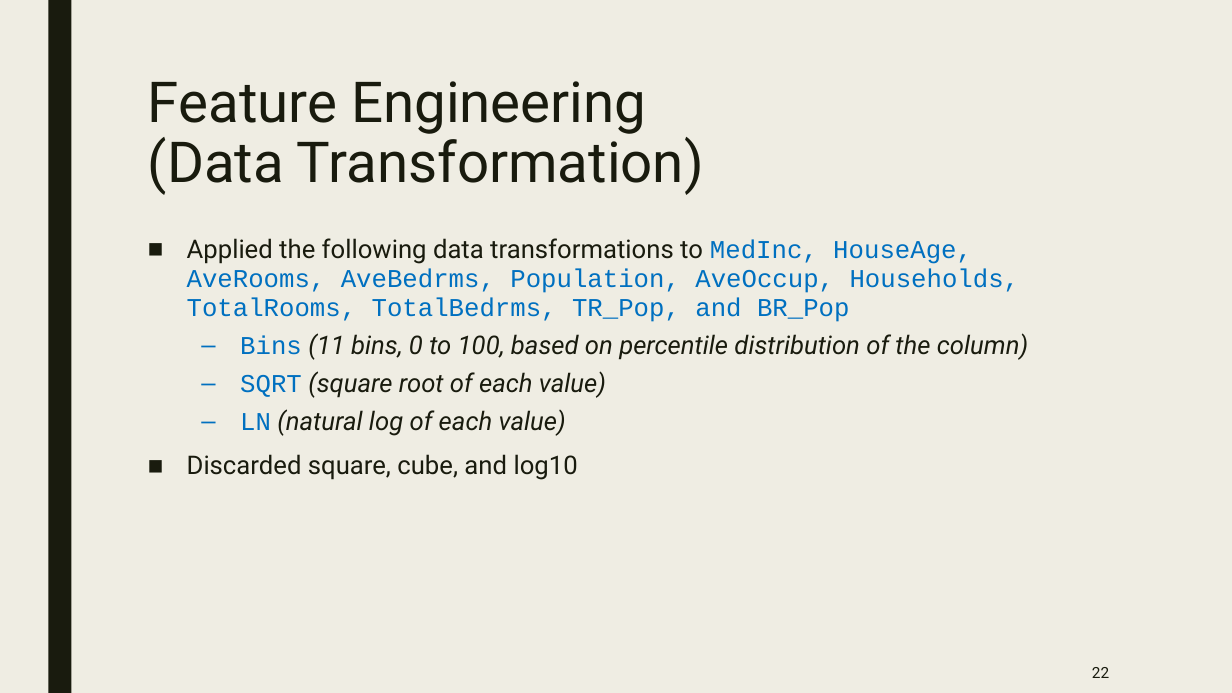
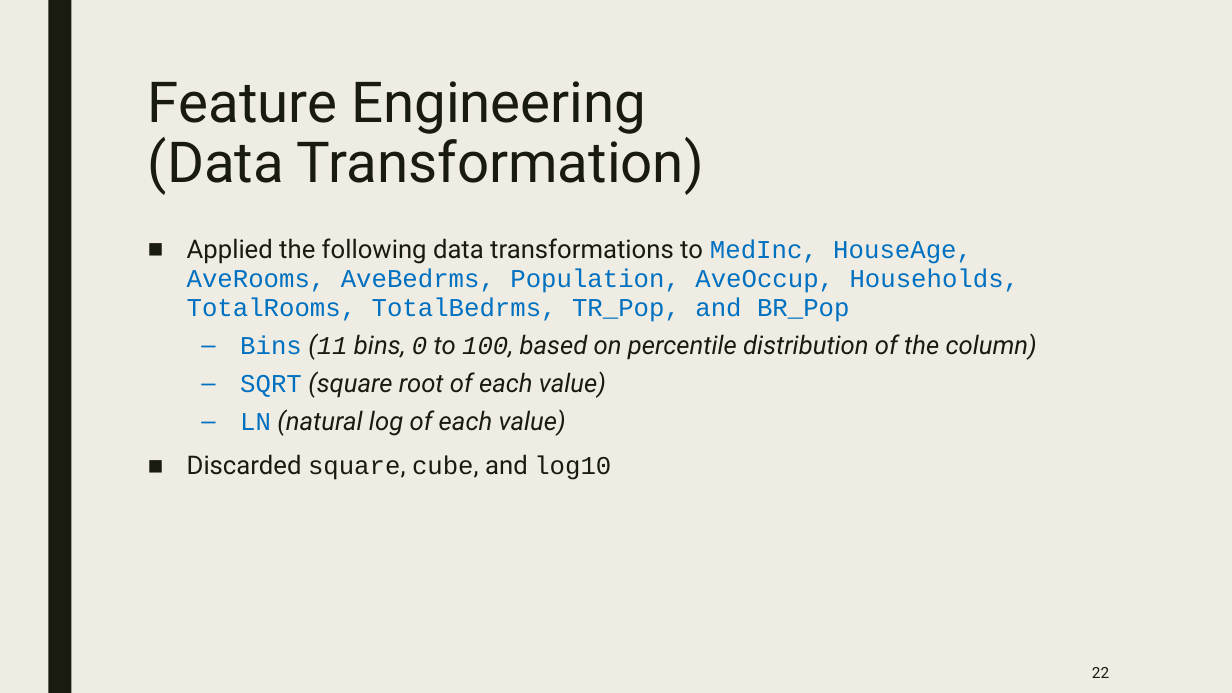
Before and after one commit to bandipara/ml_househunters, a slide deck: slide 22 of ML House Hunters.pptx. Drawn at 1232x693 pixels with LibreOffice and Linux fonts; fonts in the diff are those of the drawing. Boxes give left, top, right and bottom in pixels: in the first picture for what was removed or moved away, otherwise in the second. Text is boxed around its words. In the diff, an @@ line names an element or a change of style, - is before the commit and + after.

```diff
--- a/ML House Hunters.pptx
+++ b/ML House Hunters.pptx
@@ text at [187, 333, 1037, 480]: font Roboto to Courier New in "(11 0 100,", "square, cube, log10" @@
```
Also in this commit, not shown: 2 other slides changed.
